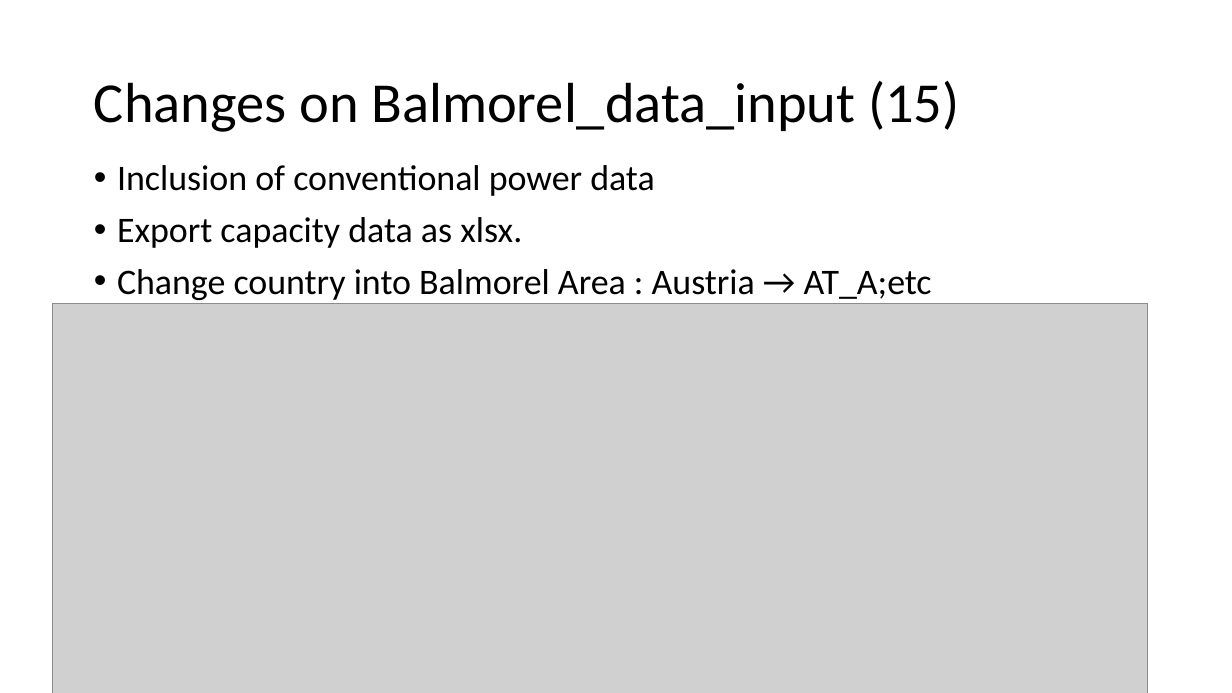
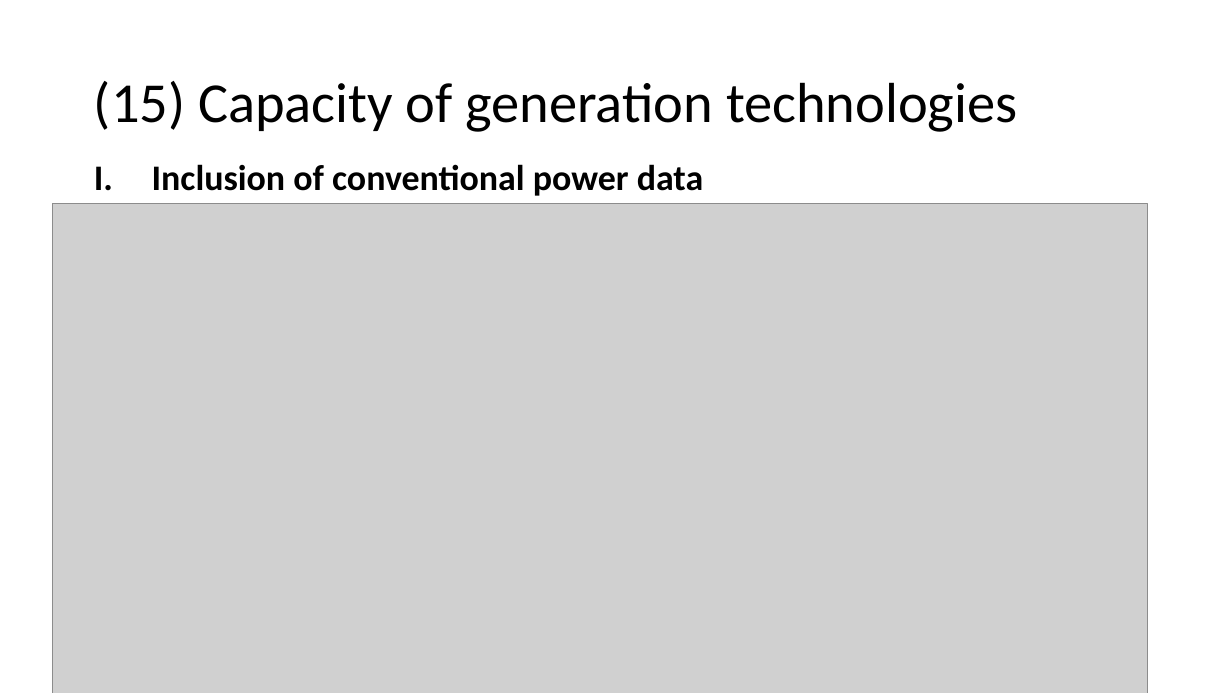
Before and after one commit to EEG-policy-modelling/EEG-Balmorel, a slide deck: slide 3 of Balmorel_guidance.pptx. Drawn at 1232x693 pixels with LibreOffice and Linux fonts; fonts in the diff are those of the drawing; grey boxes stand for pictures. Boxes give left, top, right and bottom in pixels: in the first picture for what was removed or moved away, otherwise in the second. Text is boxed around its words. In the diff, an @@ line names an element or a change of style, - is before the commit and + after.

Commit message:
AURES data update
updated flh except for hydro

```diff
--- a/Balmorel_guidance.pptx
+++ b/Balmorel_guidance.pptx
@@ title at (94, 81, 1017, 132): text changed @@
-Changes on Balmorel_data_input (15)
+(15) Capacity of generation technologies
@@ text "Inclusion of conventional power data" at (152, 164, 703, 196): bold on; bullet • to I. @@
@@ picture: place and size @@
-picture at (53, 304, 1148, 693)
+picture at (53, 203, 1148, 693)
@@ text at (117, 217, 932, 300): paragraphs removed @@
-• Export capacity data as xlsx.
-• Change country into Balmorel Area : Austria → AT_A;etc
```
Also in this commit, not shown: 4 other slides changed, 4 slides added, 1 slide removed, 4 other files.
